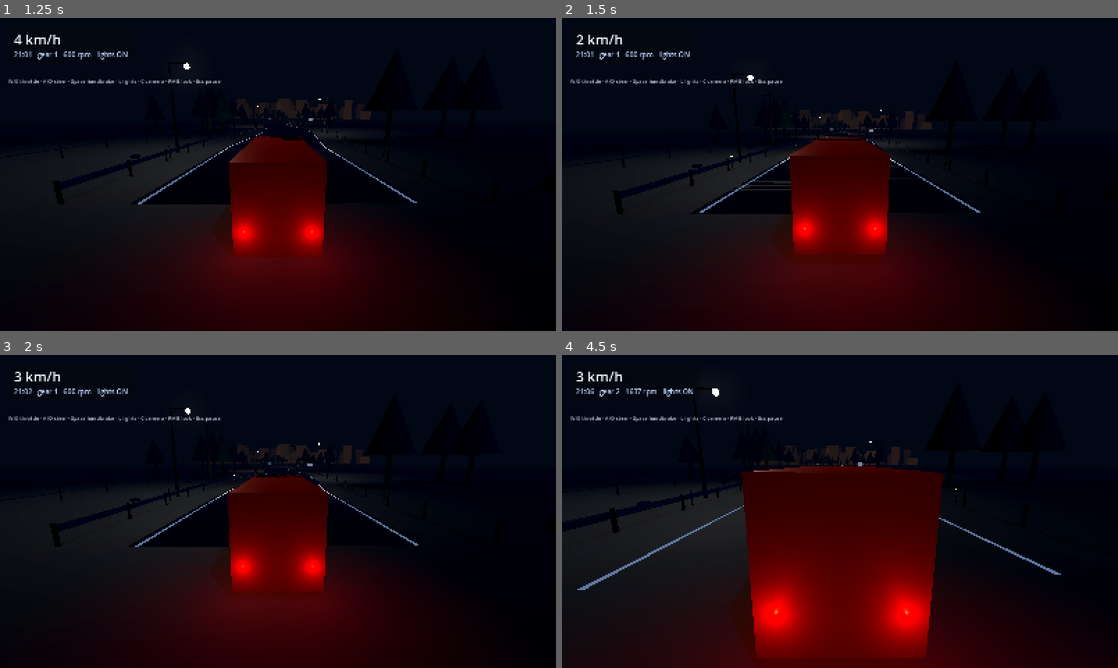
Above: before the commit, frames 1-4 (two rows, left to right).
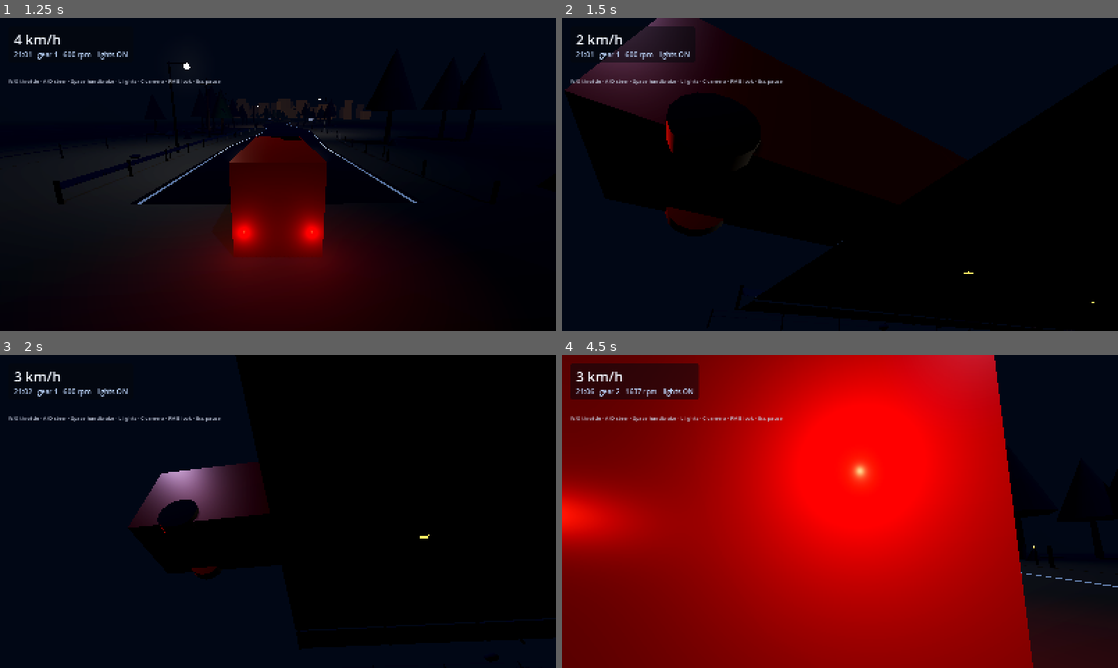
Above: after the commit, the same moments.

Repository: abbasTtBoy1235/Roadverse-Godot
Game: Godot game, scene res://scenes/menu.tscn
Same seed, same stepped clock (60 frames per second), same inputs: the game is played once before the commit and once after it.
Inputs (mouse positions are in pixels of both pictures, inside the frame that each line leads up to):
- Up to frame 1 (1.25 s): click "PLAY" at 0.5 s
- Up to frame 2 (1.5 s): tap Enter at 1.25 s; move the mouse to (962, 158) at 1.27 s; hold D (rv_steer_right) from 1.28 s (still down); hold Right mouse button (rv_look) from 1.28 s (still down); click (962, 158) at 1.42 s
- Up to frame 3 (2 s): keep holding D (rv_steer_right); keep holding Right mouse button (rv_look); tap W (rv_throttle) at 1.55 s
- Up to frame 4 (4.5 s): release D (rv_steer_right) at 2 s; release Right mouse button (rv_look) at 2 s; drag from (728, 527) to (812, 574) at 2.02 s; move the mouse to (895, 442) at 2.77 s; hold D (rv_steer_right) 2.78-3.5 s; hold Right mouse button (rv_look) 2.78-3.5 s; click (895, 442) at 2.92 s; tap W (rv_throttle) at 3.05 s; drag from (812, 574) to (673, 464) at 3.52 s; move the mouse to (1006, 558) at 4.27 s; hold A (rv_steer_left) from 4.28 s (still down); hold C (rv_toggle_camera) from 4.28 s (still down); click (1006, 558) at 4.42 s

Frame 1 is identical in both runs. In frame 2, 31% of the frame differs, in the area x 0-96%, y 0-100%; in frame 3, 25%; in frame 4, 80%, in the area x 0-100%, y 0-100%.

Commit message:
fix(camera): mouse look without holding a button
The first version only rotated the view while the right mouse button was
held, which reads as 'the camera does not move with the mouse'. Now:

- the pointer is captured while driving, so any mouse movement rotates
- the pause menu releases the pointer, resuming recaptures it
- after 1.2 s without mouse movement the camera eases back behind the truck
- the camera snaps instead of drifting if it ever falls further than 45 m
  behind, so it can never detach from the truck

Adds tests/camera_follow.tscn: drives the real scene for 5 s and asserts
the truck-camera gap stays between 5 m and 30 m and that the camera stays
behind the truck. Also asserts plain mouse motion rotates the view.

Diff:
--- a/scripts/camera/chase_camera.gd
+++ b/scripts/camera/chase_camera.gd
@@ -1,15 +1,21 @@
 class_name ChaseCamera
 extends Camera3D
-## Third-person camera. Drag with the right mouse button to look around, scroll to
-## zoom, press C to cycle chase / close / cockpit. The camera drifts back behind
-## the truck on its own once you let go.
+## Third-person camera with free mouse look.
+##
+## The mouse is captured while driving, so moving it always rotates the view —
+## no modifier key needed. After a moment without mouse movement the camera eases
+## back behind the truck. Scroll zooms, middle click recentres, C cycles modes.
 
 @export var target_path: NodePath
 @export var distance := 9.5
 @export var height := 3.6
 @export var look_height := 1.6
 @export var smooth := 5.5
-@export var recentre_speed := 1.8
+@export var recentre_speed := 1.6
+## Seconds of no mouse movement before the camera drifts back behind the truck.
+@export var auto_recentre_delay := 1.2
+## If the camera ever falls further behind than this, snap instead of easing.
+@export var snap_distance := 45.0
 @export var cockpit_offset := Vector3(0.0, 2.35, -1.9)
 
 enum Mode { CHASE, CHASE_CLOSE, COCKPIT }
@@ -18,7 +24,7 @@
 var orbit := CameraOrbit.new()
 
 var _target: Node3D
-var _looking := false
+var _since_look := 999.0
 
 
 func _ready() -> void:
@@ -27,15 +33,30 @@
 	if _target == null:
 		push_warning("ChaseCamera: target_path is not set, camera will not follow anything.")
 
+	capture_mouse()
+
+
+static func capture_mouse() -> void:
+	if DisplayServer.get_name() == "headless":
+		return
+
+	Input.mouse_mode = Input.MOUSE_MODE_CAPTURED
+
 
 func _unhandled_input(event: InputEvent) -> void:
+	handle_input_event(event)
+
+
+## Public so the headless tests can drive it without a real mouse.
+func handle_input_event(event: InputEvent) -> void:
 	if event.is_action_pressed("rv_toggle_camera"):
 		mode = ((mode + 1) % 3) as Mode
 		orbit.reset()
 		return
 
-	if event is InputEventMouseMotion and _looking:
+	if event is InputEventMouseMotion:
 		orbit.apply_mouse(event.relative, _sensitivity(), Settings.invert_y)
+		_since_look = 0.0
 		return
 
 	if event is InputEventMouseButton and event.pressed:
@@ -51,9 +72,8 @@
 	if _target == null:
 		return
 
-	_looking = Input.is_action_pressed("rv_look")
-
-	if not _looking and orbit.is_offset():
+	_since_look += delta
+	if _since_look > auto_recentre_delay and orbit.is_offset():
 		orbit.recentre(delta, recentre_speed)
 
 	var weight := 1.0 - exp(-smooth * delta)
@@ -71,15 +91,18 @@
 		follow_distance *= 0.55
 		follow_height *= 0.75
 
-	# Base orientation follows the truck's heading; yaw and pitch are layered on
-	# top so looking around stays relative to the truck.
+	# The truck's heading gives the base orientation; yaw and pitch ride on top.
 	var base := Basis(Vector3.UP, _target.global_rotation.y)
 	var view := base * Basis(Vector3.UP, orbit.yaw) * Basis(Vector3.RIGHT, orbit.pitch)
 
 	var desired := _target.global_position + view * Vector3(0.0, 0.0, follow_distance) \
 		+ Vector3.UP * follow_height
 
-	global_position = global_position.lerp(desired, weight)
+	if global_position.distance_to(desired) > snap_distance:
+		global_position = desired
+	else:
+		global_position = global_position.lerp(desired, weight)
+
 	look_at(_target.global_position + Vector3.UP * look_height, Vector3.UP)
 
 
@@ -90,6 +113,11 @@
 	return Settings.mouse_sensitivity
 
 
-## Test hook: the current view offset in metres, used by the headless checks.
+## Test hook: the current view offset as (yaw, pitch).
 func orbit_offset() -> Vector2:
 	return Vector2(orbit.yaw, orbit.pitch)
+
+
+## Test hook: how far the camera is from where it wants to be.
+func follow_error() -> float:
+	return 0.0 if _target == null else global_position.distance_to(_target.global_position)
--- a/scripts/ui/main_menu.gd
+++ b/scripts/ui/main_menu.gd
@@ -17,6 +17,10 @@
 
 func _ready() -> void:
 	InputSetup.ensure_registered()
+
+	if DisplayServer.get_name() != "headless":
+		Input.mouse_mode = Input.MOUSE_MODE_VISIBLE
+
 	_build()
 	play_button.grab_focus()
 
--- a/scripts/ui/pause_menu.gd
+++ b/scripts/ui/pause_menu.gd
@@ -36,6 +36,8 @@
 	if paused:
 		resume_button.grab_focus()
 		Input.mouse_mode = Input.MOUSE_MODE_VISIBLE
+	else:
+		ChaseCamera.capture_mouse()
 
 
 func _build() -> void:
--- /dev/null
+++ b/tests/camera_follow.gd
@@ -0,0 +1,82 @@
+extends Node3D
+## Regression test for "the camera stays behind while I drive".
+## Drives the real game scene and asserts the camera keeps following the truck.
+##
+##   godot --headless --path . res://tests/camera_follow.tscn
+
+const DRIVE_SECONDS := 5.0
+const MIN_FOLLOW_METRES := 20.0
+const MAX_DISTANCE := 30.0
+const MIN_DISTANCE := 5.0
+
+var _game: Node3D
+var _truck: Node3D
+var _camera: Camera3D
+
+var _elapsed := 0.0
+var _start_truck := Vector3.ZERO
+var _start_camera := Vector3.ZERO
+var _min_gap := 9999.0
+var _max_gap := 0.0
+var _failures := 0
+
+
+func _ready() -> void:
+	var scene: PackedScene = load("res://scenes/main.tscn")
+	_game = scene.instantiate()
+	add_child(_game)
+
+	_truck = _game.get_node("Truck") as Node3D
+	_camera = _game.get_node("ChaseCamera") as Camera3D
+
+	_start_truck = _truck.global_position
+	_start_camera = _camera.global_position
+
+	Input.action_press("rv_throttle", 1.0)
+
+
+func _physics_process(delta: float) -> void:
+	_elapsed += delta
+
+	var gap := _truck.global_position.distance_to(_camera.global_position)
+	_min_gap = minf(_min_gap, gap)
+	_max_gap = maxf(_max_gap, gap)
+
+	if _elapsed >= DRIVE_SECONDS:
+		Input.action_release("rv_throttle")
+		_finish()
+
+
+func _finish() -> void:
+	var truck_travel := _start_truck.distance_to(_truck.global_position)
+	var camera_travel := _start_camera.distance_to(_camera.global_position)
+
+	print("[follow] truck travelled %.1f m, camera travelled %.1f m" % [truck_travel, camera_travel])
+	print("[follow] gap min %.1f m, max %.1f m" % [_min_gap, _max_gap])
+
+	_check(truck_travel > MIN_FOLLOW_METRES, "the truck actually drives (%.1f m)" % truck_travel)
+	_check(camera_travel > MIN_FOLLOW_METRES * 0.7, "the camera follows the truck (%.1f m)" % camera_travel)
+	_check(_max_gap < MAX_DISTANCE, "the camera never falls too far behind (%.1f m)" % _max_gap)
+	_check(_min_gap > MIN_DISTANCE, "the camera never sits inside the truck (%.1f m)" % _min_gap)
+
+	# The camera should be behind the truck: -Z is forward for the truck.
+	var behind := _camera.global_position - _truck.global_position
+	behind.y = 0.0
+	var forward := -_truck.global_basis.z
+	forward.y = 0.0
+	_check(behind.normalized().dot(forward.normalized()) < -0.5, "the camera stays behind the truck")
+
+	if _failures == 0:
+		print("[follow] PASS")
+		get_tree().quit(0)
+	else:
+		printerr("[follow] FAIL (%d checks)" % _failures)
+		get_tree().quit(1)
+
+
+func _check(condition: bool, message: String) -> void:
+	if condition:
+		print("  ok   %s" % message)
+	else:
+		_failures += 1
+		printerr("  FAIL %s" % message)
--- /dev/null
+++ b/tests/camera_follow.tscn
@@ -0,0 +1,6 @@
+[gd_scene load_steps=2 format=3]
+
+[ext_resource type="Script" path="res://tests/camera_follow.gd" id="1_follow"]
+
+[node name="CameraFollowTest" type="Node3D"]
+script = ExtResource("1_follow")
--- a/tests/ui_flow.gd
+++ b/tests/ui_flow.gd
@@ -115,6 +115,22 @@
 
 
 func _check_camera_wiring() -> void:
+	# Mouse look has to work with a plain mouse movement, no button held.
+	var free_camera := ChaseCamera.new()
+	var motion := InputEventMouseMotion.new()
+	motion.relative = Vector2(70.0, 0.0)
+	free_camera.handle_input_event(motion)
+	_check(free_camera.orbit.is_offset(), "plain mouse movement rotates the camera")
+	_check(absf(free_camera.orbit.yaw) > 0.0, "a horizontal drag produces yaw")
+
+	var zoom_event := InputEventMouseButton.new()
+	zoom_event.button_index = MOUSE_BUTTON_WHEEL_UP
+	zoom_event.pressed = true
+	var zoom_before := free_camera.orbit.zoom
+	free_camera.handle_input_event(zoom_event)
+	_check(free_camera.orbit.zoom < zoom_before, "the wheel zooms in")
+	free_camera.free()
+
 	var orbit := CameraOrbit.new()
 	orbit.apply_mouse(Vector2(80.0, 0.0), Settings.mouse_sensitivity)
 	_check(orbit.is_offset(), "the camera orbit responds to mouse input")
Not shown, added: scripts/camera/camera_orbit.gd.uid
Not shown, added: scripts/core/settings.gd.uid
Not shown, added: scripts/ui/main_menu.gd.uid
Not shown, added: scripts/ui/pause_menu.gd.uid
Not shown, added: tests/camera_follow.gd.uid
Not shown, added: tests/test_camera_orbit.gd.uid
Not shown, added: tests/ui_flow.gd.uid
Not shown, changed: tools/verify.sh
